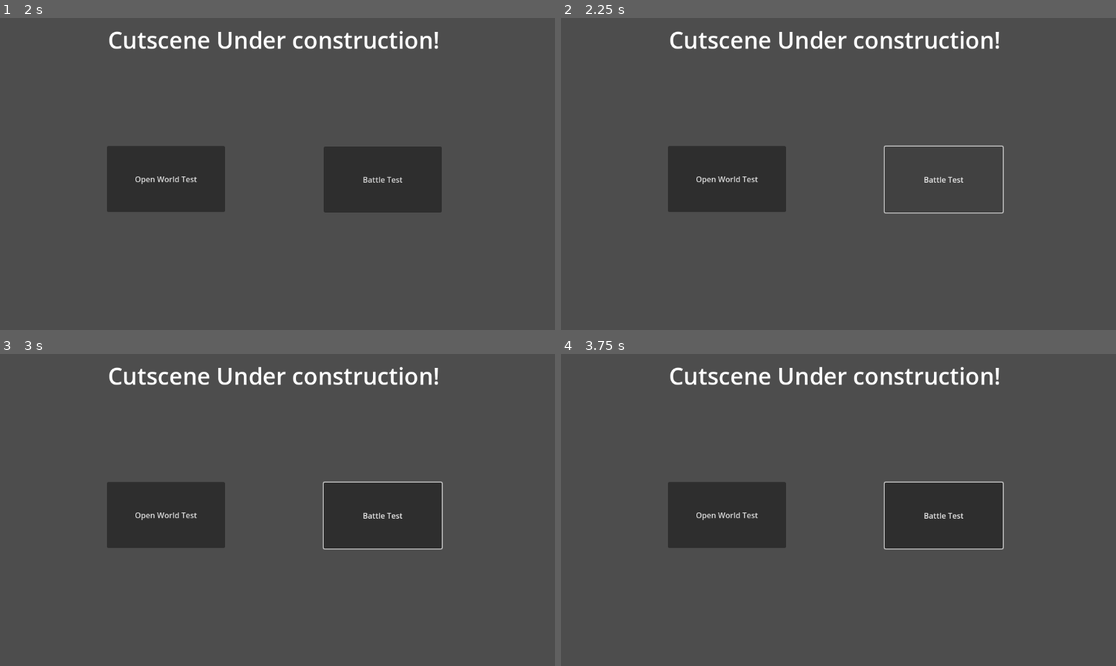
Above: before the commit, frames 1-4 (two rows, left to right).
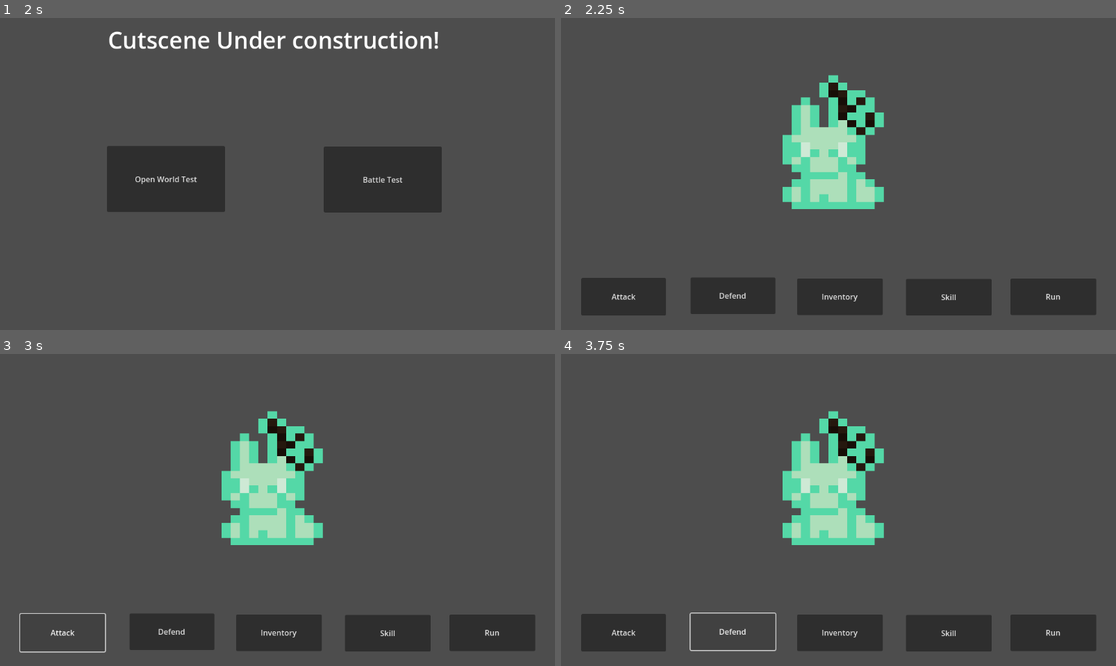
Above: after the commit, the same moments.

Repository: eRues/The-Great-Disappearance-of-Jamie-Finch
Game: Godot game, scene res://main_menu.tscn
Same seed, same stepped clock (60 frames per second), same inputs: the game is played once before the commit and once after it.
Inputs (mouse positions are in pixels of both pictures, inside the frame that each line leads up to):
- Up to frame 1 (2 s): click "New Game" at 0.5 s; click "Ashton" at 1.25 s
- Up to frame 2 (2.25 s): click "Battle Test" at 2 s
- Up to frame 3 (3 s): click (61, 631) at 2.75 s, where only the run after the commit has a clickable "Attack"
- Up to frame 4 (3.75 s): click (733, 631) at 3.5 s, where only the run after the commit has a clickable "Defend"

Frame 1 is identical in both runs. In frame 2, 20% of the frame differs, in the area x 3-97%, y 4-96%; in frame 3, 23%; in frame 4, 23%.

Commit message:
battle progress

Diff:
--- a/ash_avatar_again.gd
+++ b/ash_avatar_again.gd
@@ -4,6 +4,7 @@
 func _on_ash_button_pressed() -> void:
 	Global.ash_chosen = true
 	print("Ashton is chosen!")
+	Global.battle_type = Battle_Ash.new()
 	get_tree().change_scene_to_file("res://opening_cutscene.tscn")
 
 func _on_ash_button_mouse_entered() -> void:
--- /dev/null
+++ b/battle_ash.gd
@@ -0,0 +1,34 @@
+class_name Battle_Ash extends Battle_Player
+var defend_mod = 0
+var base_health
+var can_use_skill = true
+
+func _ready() -> void:
+	health = 30
+	base_health = health
+	strength = 10
+	speed = 8
+	spirit = 5
+	smarts = 4
+	hp_increase = 80
+	str_increase = 80
+	spe_increase = 50
+	spi_increase = 40
+	sma_increase = 35
+	level = 1
+	experience = 0
+
+func defend():
+	if(speed - 5 <= 1):
+		defend_mod = 1
+	else:
+		defend_mod = speed - 5
+
+	health += defend_mod
+
+func use_skill(my_enemy : Battle_Enemy):
+	if(can_use_skill):
+		my_enemy.confused = true
+		print("enemy is confused")
+	else:
+		print("wait for cooldown")
--- a/battle_character.gd
+++ b/battle_character.gd
@@ -1,8 +1,11 @@
 @abstract
 class_name Battle_Character extends Character
 
-@abstract func attack()
+@abstract func attack(enemy_dodge : int, dmg : int) -> int
 @abstract func defend()
+
+func get_damage() -> int:
+	return (int)(strength/2)
 
 func get_dodge() -> int:
 	return (smarts + speed) * 2
--- /dev/null
+++ b/battle_enemy.gd
@@ -0,0 +1,33 @@
+class_name Battle_Enemy extends Battle_Character
+var enemy_name = "rabbit_dee"
+var confused = false
+
+func _init(new_name : String) -> void:
+	enemy_name = new_name
+
+func _ready() -> void:
+	if(enemy_name == "rabbit_dee"):
+		health = 10
+		strength = 2
+		speed = 9
+		smarts = 5
+		spirit = 7
+
+func attack(enemy_dodge : int, dmg : int) -> int:
+	if(health <= health/2):
+		if(enemy_dodge <= ((randi() + 1)*100)):
+			dmg = get_damage()
+
+		if(((randi() + 1)*100) <= get_crit()):
+			dmg *= 2
+	else:
+		if(enemy_dodge <= ((randi() + 1)*100) + 10):
+			dmg = (int)(get_damage()*1.5)
+
+		if(((randi() + 1)*100) <= get_crit()):
+			dmg *= 2
+
+	return dmg
+
+func defend():
+	pass
--- a/battle_player.gd
+++ b/battle_player.gd
@@ -1,13 +1,38 @@
 @abstract
 class_name Battle_Player extends Battle_Character
 
-var hp_increase_chance
-var str_increase_chance
-var spe_increase_chance
-var sma_increase_chance
-var spi_increase_chance
+var hp_increase
+var str_increase
+var spe_increase
+var sma_increase
+var spi_increase
+var rnd = RandomNumberGenerator.new()
 
-@abstract func use_skill()
+@abstract func use_skill(my_enemy : Battle_Enemy)
+
+func attack(enemy_dodge : int, dmg : int) -> int:
+	if(enemy_dodge <= ((randi() + 1)*100)):
+		dmg = get_damage()
+
+		if(((randi() + 1)*100) <= get_crit()):
+			dmg *= 2
+	return dmg
+
+func check_inventory() -> void:
+	print("inventory checked")
 
 func add_level() -> void:
+	if(((randi() + 1) * 100) <= hp_increase):
+		health += 1
+	if(((randi() + 1) * 100) <= str_increase):
+		strength += 1
+	if(((randi() + 1) * 100) <= spe_increase):
+		speed += 1
+	if(((randi() + 1) * 100) <= sma_increase):
+		smarts += 1
+	if(((randi() + 1) * 100) <= spi_increase):
+		spirit += 1
 	level += 1
+
+func add_exp(enemy_exp : int) -> void:
+	experience += enemy_exp
--- a/battle_scene.gd
+++ b/battle_scene.gd
@@ -1,4 +1,14 @@
 extends Node2D
+var enemy
 
 func _ready() -> void:
-	pass
+	enemy = Battle_Enemy.new("rabbit_dee")
+
+func _on_run_button_pressed() -> void:
+	get_tree().change_scene_to_file("res://opening_cutscene.tscn")
+
+func _on_skill_button_pressed() -> void:
+	Global.battle_type.use_skill(enemy)
+
+func _on_inventory_button_pressed() -> void:
+	Global.battle_type.check_inventory()
--- a/battle_scene.tscn
+++ b/battle_scene.tscn
@@ -1,6 +1,51 @@
-[gd_scene load_steps=2 format=3 uid="uid://sjdwk2o044hb"]
+[gd_scene load_steps=3 format=3 uid="uid://sjdwk2o044hb"]
 
 [ext_resource type="Script" uid="uid://dwcg1y17glmcm" path="res://battle_scene.gd" id="1_fw8re"]
+[ext_resource type="Texture2D" uid="uid://kb16rvp23l3y" path="res://Assets/battle_placeholder.png" id="2_r5l0u"]
 
 [node name="Battle" type="Node2D"]
 script = ExtResource("1_fw8re")
+
+[node name="attack_button" type="Button" parent="."]
+offset_left = 42.0
+offset_top = 540.0
+offset_right = 218.0
+offset_bottom = 618.0
+text = "Attack"
+
+[node name="defend_button" type="Button" parent="."]
+offset_left = 269.0
+offset_top = 539.0
+offset_right = 445.0
+offset_bottom = 615.0
+text = "Defend"
+
+[node name="inventory_button" type="Button" parent="."]
+offset_left = 490.0
+offset_top = 541.0
+offset_right = 668.0
+offset_bottom = 617.0
+text = "Inventory"
+
+[node name="skill_button" type="Button" parent="."]
+offset_left = 716.0
+offset_top = 542.0
+offset_right = 894.0
+offset_bottom = 618.0
+text = "Skill"
+
+[node name="run_button" type="Button" parent="."]
+offset_left = 933.0
+offset_top = 541.0
+offset_right = 1111.0
+offset_bottom = 617.0
+text = "Run"
+
+[node name="placeholder_sprite" type="Sprite2D" parent="."]
+position = Vector2(565, 258)
+scale = Vector2(19.045456, 15.444445)
+texture = ExtResource("2_r5l0u")
+
+[connection signal="pressed" from="inventory_button" to="." method="_on_inventory_button_pressed"]
+[connection signal="pressed" from="skill_button" to="." method="_on_skill_button_pressed"]
+[connection signal="pressed" from="run_button" to="." method="_on_run_button_pressed"]
--- a/global.gd
+++ b/global.gd
@@ -5,3 +5,5 @@
 var tia_chosen = false
 var eve_chosen = false
 var nate_chosen = false
+var battle_type
+var dont_run = false
--- /dev/null
+++ b/opening_cutscene.gd
@@ -0,0 +1,5 @@
+extends Node2D
+
+
+func _on_temp_battle_button_pressed() -> void:
+	get_tree().change_scene_to_file("res://battle_scene.tscn")
--- a/opening_cutscene.tscn
+++ b/opening_cutscene.tscn
@@ -1,6 +1,9 @@
-[gd_scene format=3 uid="uid://ybui4u7ubh2b"]
+[gd_scene load_steps=2 format=3 uid="uid://ybui4u7ubh2b"]
+
+[ext_resource type="Script" uid="uid://bo104vcqokqms" path="res://opening_cutscene.gd" id="1_acnil"]
 
 [node name="opening cutscene" type="Node2D"]
+script = ExtResource("1_acnil")
 
 [node name="temp_text" type="RichTextLabel" parent="."]
 offset_left = 224.0
@@ -23,3 +26,5 @@
 offset_right = 917.0
 offset_bottom = 404.0
 text = "Battle Test"
+
+[connection signal="pressed" from="temp_battle_button" to="." method="_on_temp_battle_button_pressed"]
Not shown, added: battle_ash.gd.uid
Not shown, added: battle_enemy.gd.uid
Not shown, added: opening_cutscene.gd.uid
